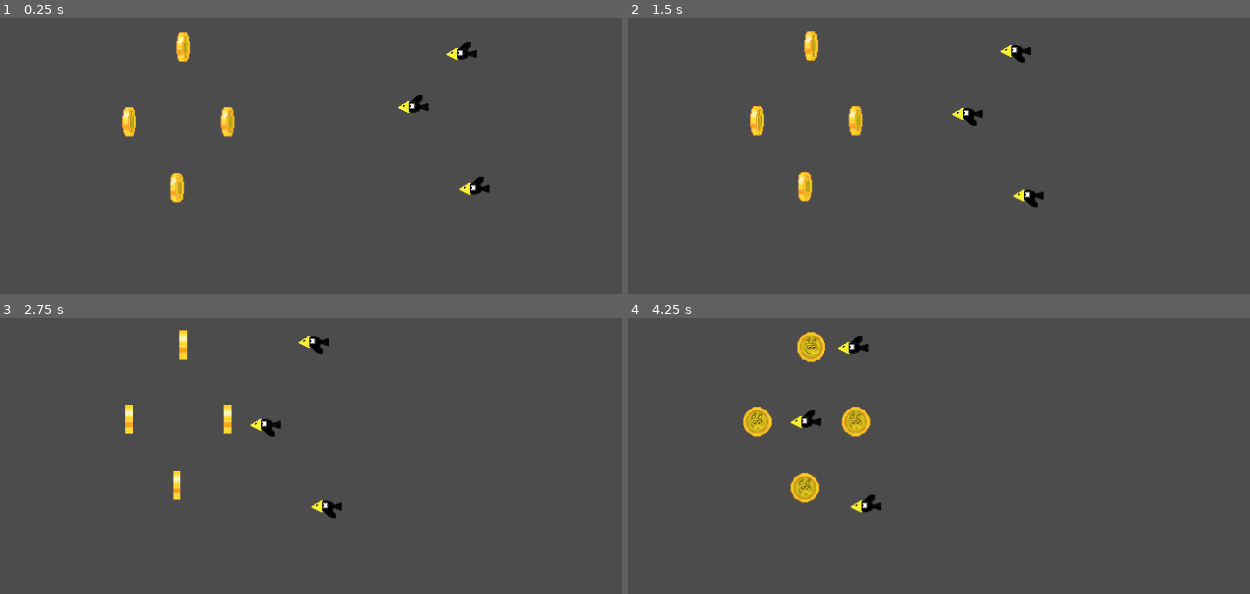
Above: before the commit, frames 1-4 (two rows, left to right).
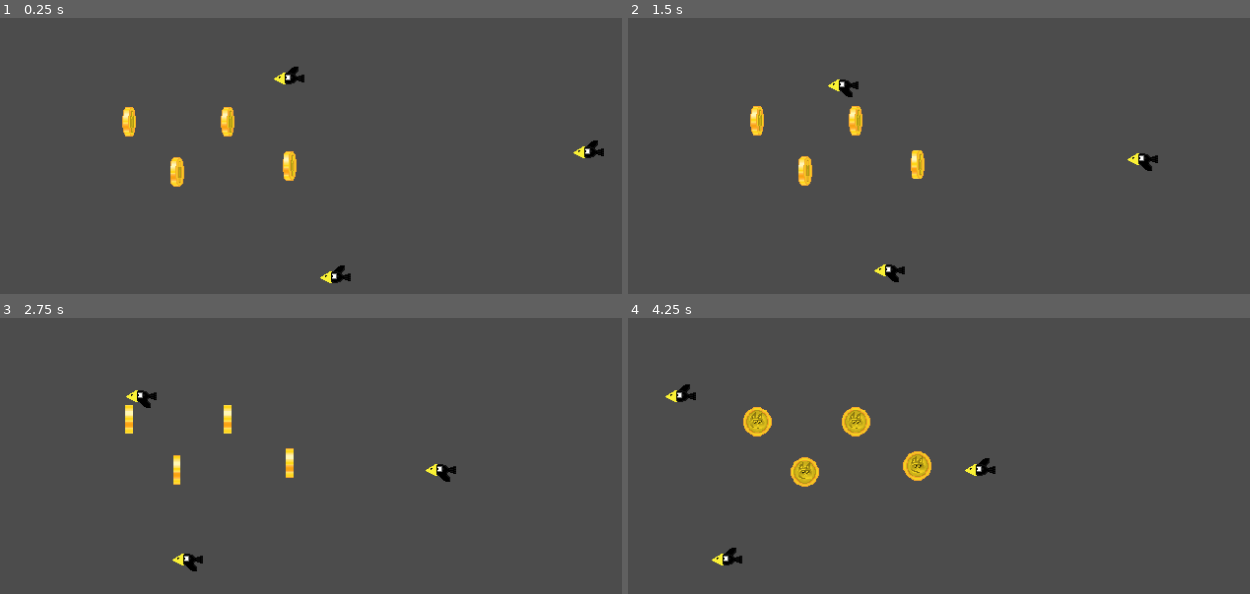
Above: after the commit, the same moments.

Repository: AldieNightStar/balloon_cat
Game: Godot game, scene res://Levels/Spawners/Level02/Spawner4.tscn
Two runs of this game, one before a commit and one after it. Both use one fixed random seed, a clock stepped at 60 frames per second and the inputs below. This scene is started directly instead of the project's main scene.
Inputs (mouse positions are in pixels of both pictures, inside the frame that each line leads up to):
- Up to frame 1 (0.25 s): no input
- Up to frame 2 (1.5 s): tap Enter (ui_accept) at 0.5, 0.77 s; move the mouse to (1206, 150) at 0.52 s; click (1206, 150) at 0.67 s; move the mouse to (870, 186) at 1.27 s; click (870, 186) at 1.42 s
- Up to frame 3 (2.75 s): tap Enter (ui_accept) at 1.52 s; move the mouse to (478, 387) at 2.02 s; click (478, 387) at 2.17 s
- Up to frame 4 (4.25 s): move the mouse to (988, 544) at 2.77 s; click (988, 544) at 2.92 s; tap Enter (ui_accept) at 3.02, 3.77 s; move the mouse to (outside the picture) at 3.52 s; click (outside the picture) at 3.67 s

The runs differ from the first frame. In frame 1, 1.9% of the frame differs, in the area x 27-98%, y 5-97%; in frame 2, 1.9%; in frame 3, 1.6%; in frame 4, 2.5%, in the area x 5-60%, y 5-90%.

Commit message:
Changed spawners

Diff:
--- a/Levels/Spawners/Level02/Spawner4.tscn
+++ b/Levels/Spawners/Level02/Spawner4.tscn
@@ -9,9 +9,6 @@
 [node name="ParentDestuctor" parent="." instance=ExtResource( 2 )]
 position = Vector2( 1356.04, 436.759 )
 
-[node name="Bonus_Coin" parent="." instance=ExtResource( 1 )]
-position = Vector2( 185.916, 65.4065 )
-
 [node name="Bonus_Coin8" parent="." instance=ExtResource( 1 )]
 position = Vector2( 131.156, 141.222 )
 
@@ -19,18 +16,21 @@
 position = Vector2( 231.156, 141.222 )
 
 [node name="Bonus_Coin5" parent="." instance=ExtResource( 1 )]
-position = Vector2( 179.536, 208.272 )
+position = Vector2( 179.536, 192.398 )
+
+[node name="Bonus_Coin6" parent="." instance=ExtResource( 1 )]
+position = Vector2( 293.829, 186.048 )
 
 [node name="Raven" parent="." instance=ExtResource( 3 )]
-position = Vector2( 481.25, 61.938 )
+position = Vector2( 353.464, 289.73 )
 diapazone = 10
 
 [node name="Raven2" parent="." instance=ExtResource( 3 )]
-position = Vector2( 432.515, 132.333 )
+position = Vector2( 306.317, 103.76 )
 diapazone = 10
 y_velocity = -1
 
 [node name="Raven3" parent="." instance=ExtResource( 3 )]
-position = Vector2( 493.885, 215.363 )
+position = Vector2( 609.765, 178.059 )
 diapazone = 10
 y_velocity = -1
--- a/Levels/Spawners/Level02/Spawner5.tscn
+++ b/Levels/Spawners/Level02/Spawner5.tscn
@@ -11,7 +11,7 @@
 position = Vector2( 1333.72, 429.12 )
 
 [node name="Bonus_balloon" parent="." instance=ExtResource( 3 )]
-position = Vector2( 197.742, 153.936 )
+position = Vector2( 224.612, 168.785 )
 
 [node name="Raven" parent="." instance=ExtResource( 4 )]
 position = Vector2( 107.419, 143.791 )
@@ -23,10 +23,13 @@
 y_velocity = -1
 
 [node name="Pine" parent="." instance=ExtResource( 1 )]
-position = Vector2( 73.8875, 294.832 )
+position = Vector2( 71.7662, 275.033 )
+scale = Vector2( 1.23058, 1.40223 )
 
 [node name="Pine2" parent="." instance=ExtResource( 1 )]
-position = Vector2( 207.237, 296.33 )
+position = Vector2( 230.571, 304.108 )
+rotation = -0.0343825
 
 [node name="Pine3" parent="." instance=ExtResource( 1 )]
-position = Vector2( 390.03, 289.588 )
+position = Vector2( 390.824, 266.571 )
+scale = Vector2( 1.02061, 1.40839 )
